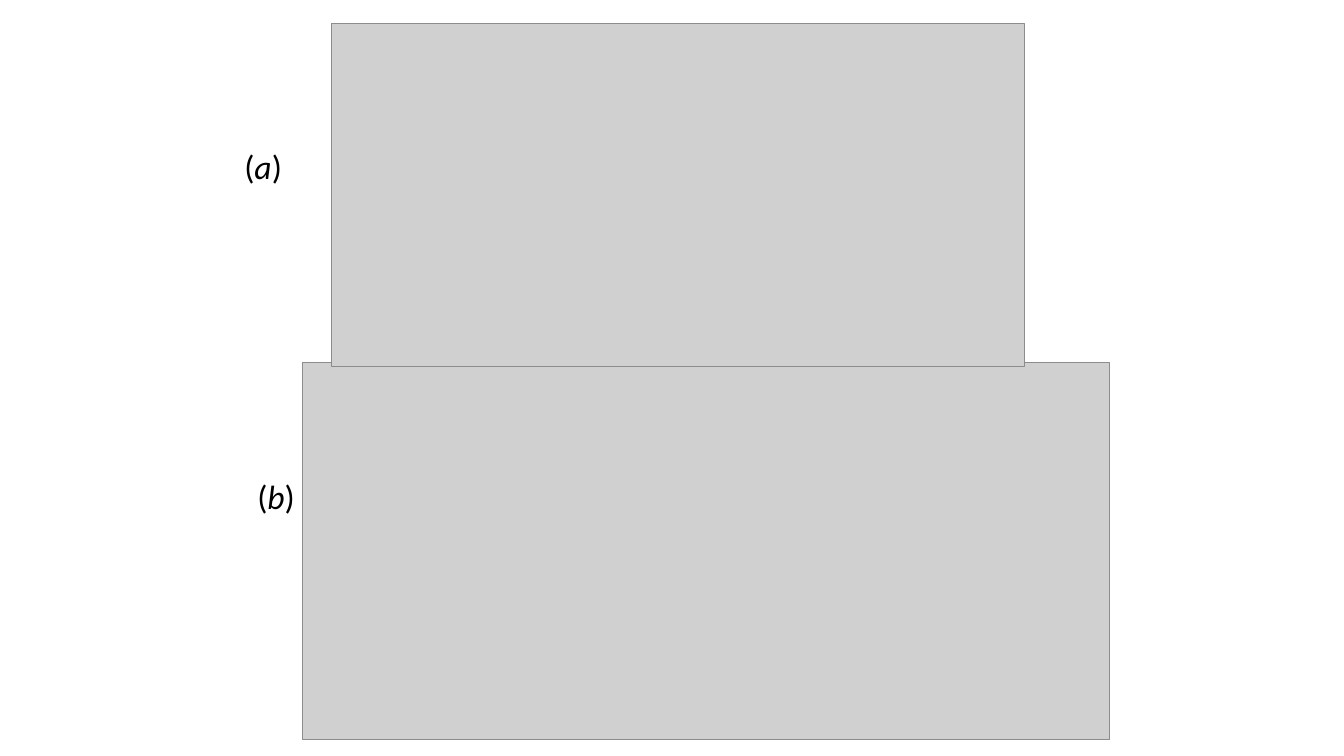
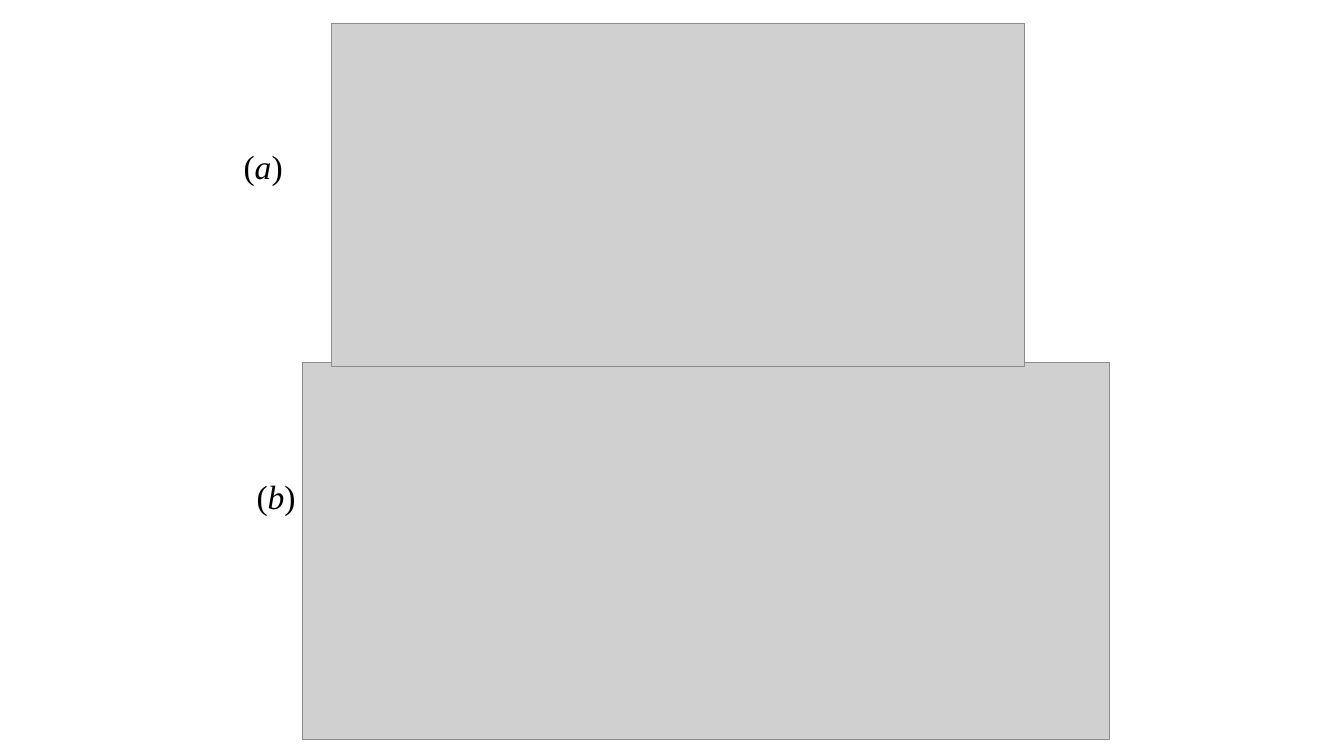
Before and after one commit to upschemistry/icecontinuum, a slide deck: slide 10 of Sample code/Figure 3. SEM and GNBF retrieval/Figure - GNBF retrieval.pptx. Drawn at 1344x756 pixels with LibreOffice and Linux fonts; fonts in the diff are those of the drawing; grey boxes stand for pictures. Boxes give left, top, right and bottom in pixels: in the first picture for what was removed or moved away, otherwise in the second. Text is boxed around its words. In the diff, an @@ line names an element or a change of style, - is before the commit and + after.

```diff
--- a/Sample code/Figure 3. SEM and GNBF retrieval/Figure - GNBF retrieval.pptx
+++ b/Sample code/Figure 3. SEM and GNBF retrieval/Figure - GNBF retrieval.pptx
@@ text "(a)" at (x1=244, y1=156, x2=283, y2=185): font Calibri to Times New Roman @@
@@ text "(b)" at (x1=257, y1=485, x2=296, y2=516): font Calibri to Times New Roman @@
```
Also in this commit, not shown: 7 other files.
